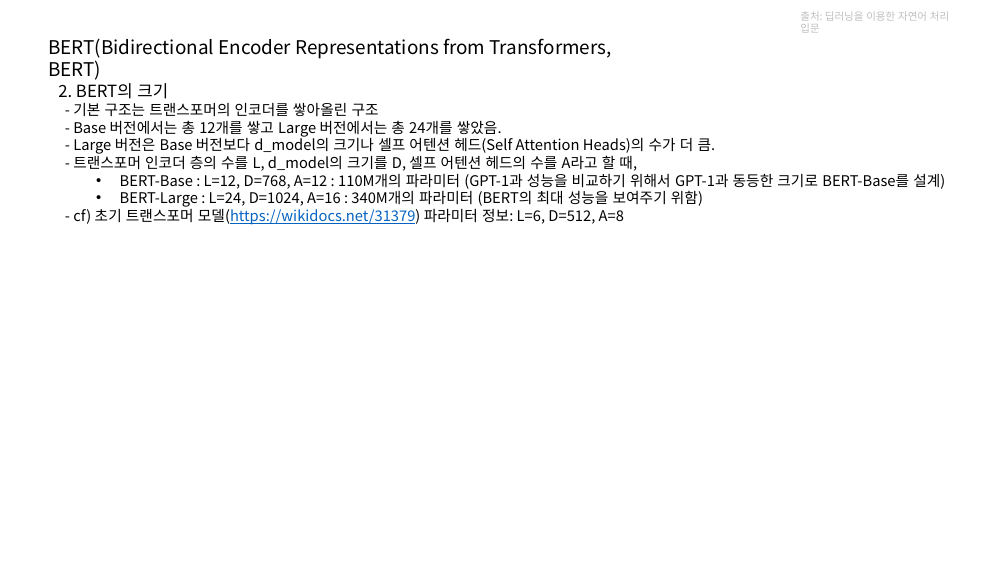
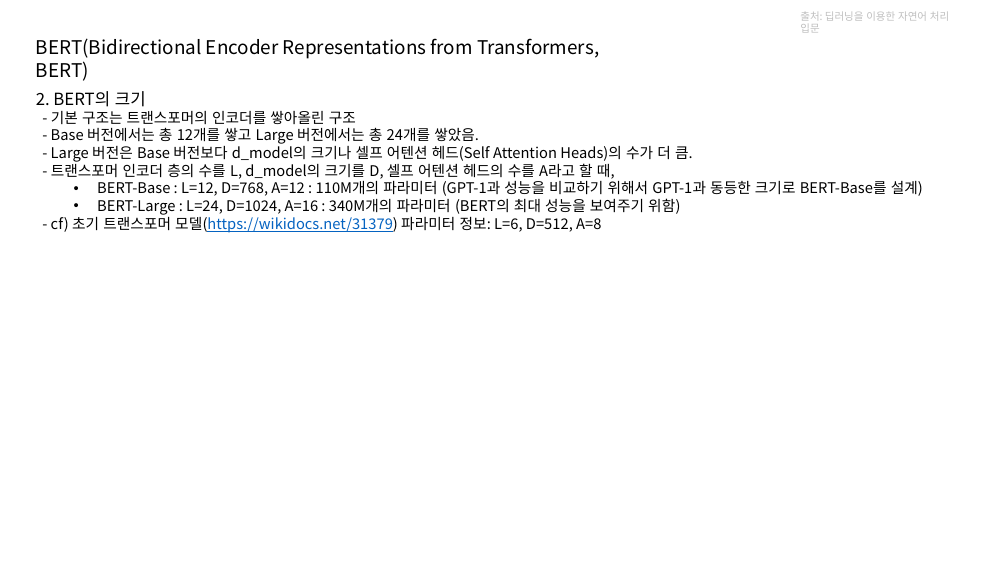
Before and after one commit to kjh8331267/NLP_Study, a slide deck: slide 8 of slide/BERT.pptx. Drawn at 1008x567 pixels with LibreOffice and Linux fonts; fonts in the diff are those of the drawing. Boxes give left, top, right and bottom in pixels: in the first picture for what was removed or moved away, otherwise in the second. Text is boxed around its words. In the diff, an @@ line names an element or a change of style, - is before the commit and + after.

```diff
--- a/slide/BERT.pptx
+++ b/slide/BERT.pptx
@@ text "BERT(Bidirectional Encoder Representations from Transformers ...": place and size @@
-text "BERT(Bidirectional Encoder Representations from Transformers ..." at (48,38,612,80)
+text "BERT(Bidirectional Encoder Representations from Transformers ..." at (36,38,599,81)
@@ text "2. BERT의 크기": place and size @@
-text "2. BERT의 크기" at (58,83,945,225)
+text "2. BERT의 크기" at (36,91,923,233)
```
Also in this commit, not shown: 6 other slides changed, 2 slides added, 1 slide removed, 2 other files.
